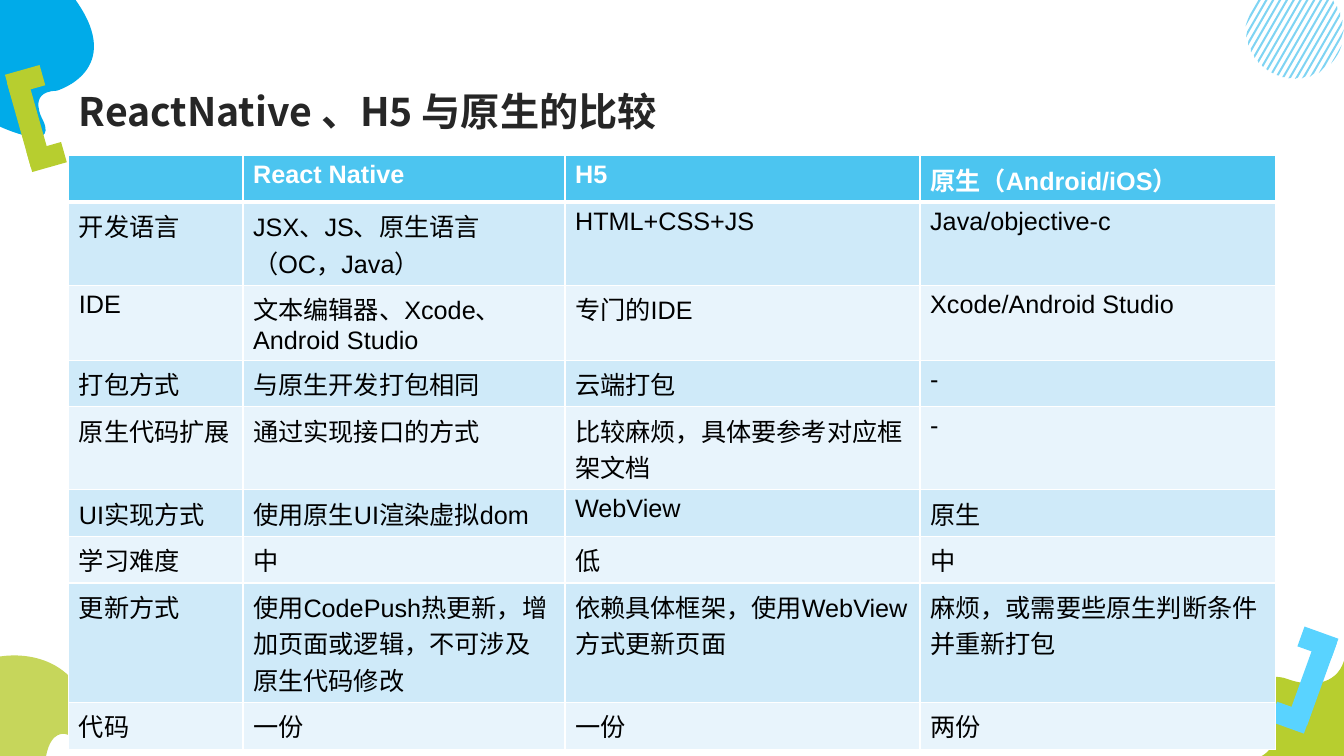
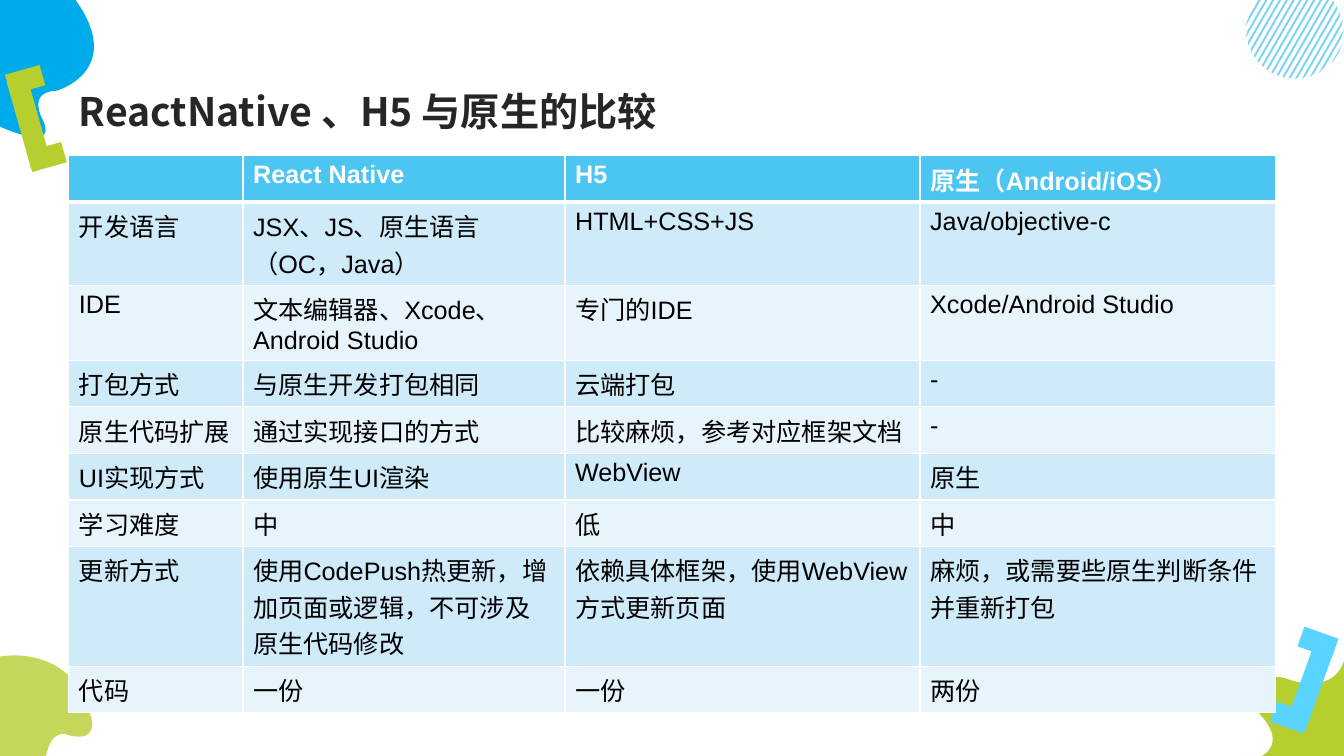
Before and after one commit to lumin824/hello-react-native, a slide deck: slide 9 of linkgap/ReactNative开发.pptx. Drawn at 1344x756 pixels with LibreOffice and Linux fonts; fonts in the diff are those of the drawing. Boxes give left, top, right and bottom in pixels: in the first picture for what was removed or moved away, otherwise in the second. Text is boxed around its words. In the diff, an @@ line names an element or a change of style, - is before the commit and + after.

```diff
--- a/linkgap/ReactNative开发.pptx
+++ b/linkgap/ReactNative开发.pptx
@@ table at [69, 156, 1274, 706] @@
-row 5, column 3: 比较麻烦，具体要参考对应框架文档
+row 5, column 3: 比较麻烦，参考对应框架文档
-row 6, column 2: 使用原生UI渲染虚拟dom
+row 6, column 2: 使用原生UI渲染
```
Also in this commit, not shown: 2 other slides changed, 1 slide added, 1 other file.
